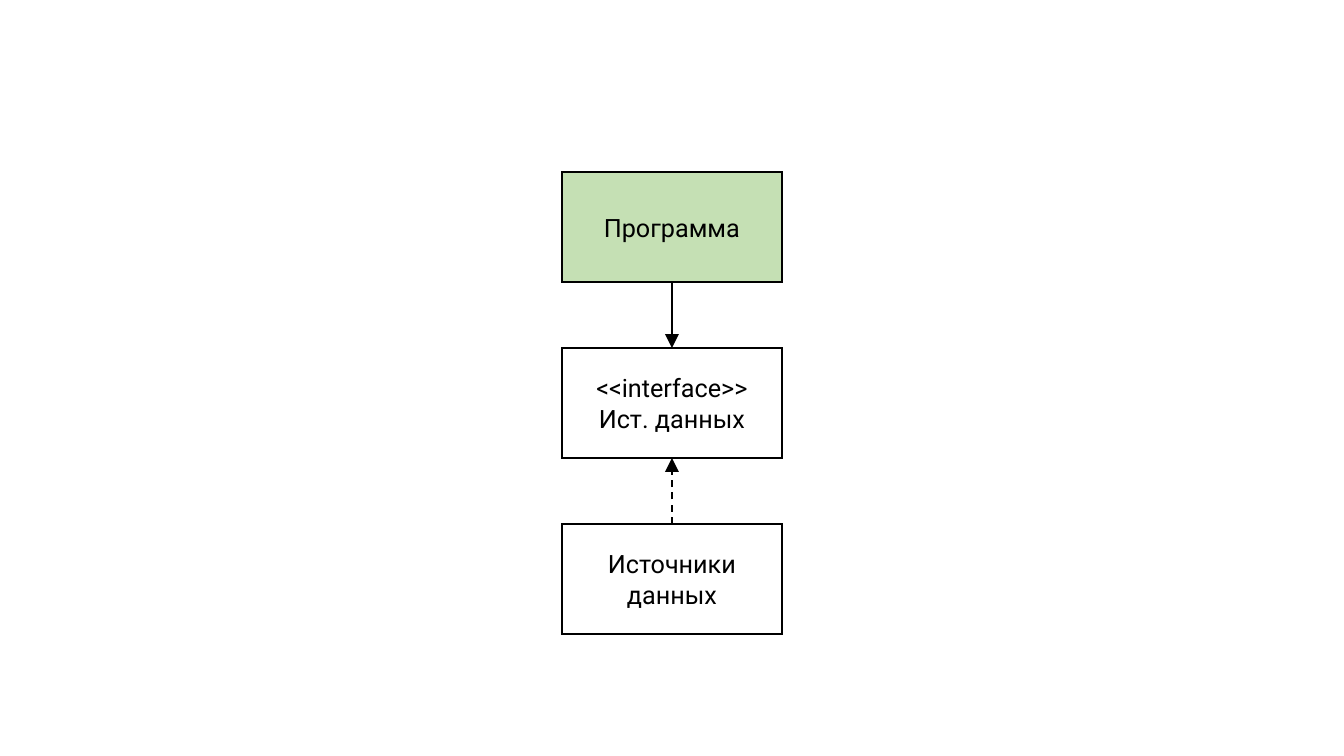
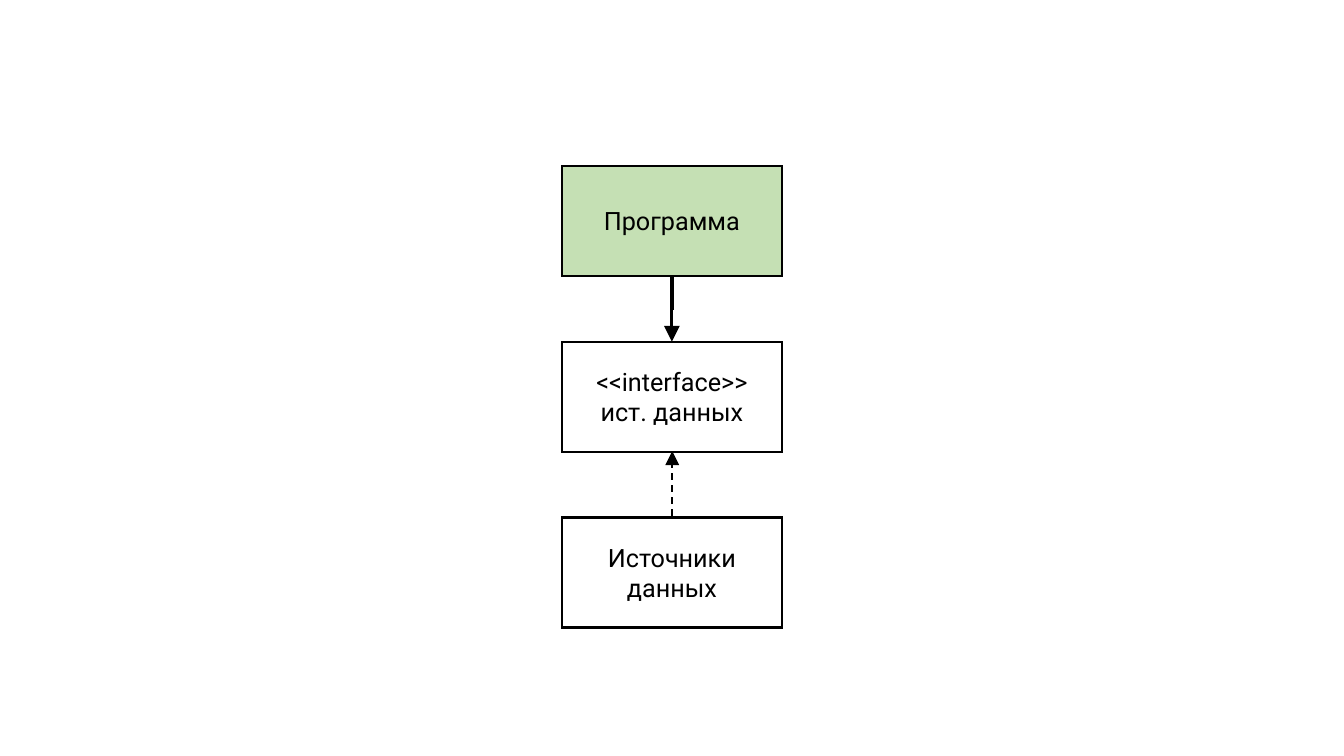
Before and after one commit to rkhaimov/brain-gym, a slide deck: slide 43 of Презентация.pptx. Drawn at 1344x756 pixels with LibreOffice and Linux fonts; fonts in the diff are those of the drawing; background and template pictures are left out. Boxes give left, top, right and bottom in pixels: in the first picture for what was removed or moved away, otherwise in the second. Text is boxed around its words. In the diff, an @@ line names an element or a change of style, - is before the commit and + after.

```diff
--- a/Презентация.pptx
+++ b/Презентация.pptx
@@ 3 rectangles, 1 elbow arrow: place and size @@
-3 rectangles, 1 elbow arrow at bbox=[563, 172, 782, 634]
+3 rectangles, 1 elbow arrow at bbox=[563, 165, 782, 627]
@@ elbow arrow (673, 276) - (673, 342): stroke #000000 1.25 pt to #000000 2.25 pt @@
@@ text in rectangle at bbox=[601, 407, 743, 425]: text changed @@
-Ист. данных
+ист. данных
@@ elbow arrow moved from (673, 524) - (673, 458) to (673, 540) - (673, 452) @@
```
Also in this commit, not shown: 49 other slides changed, 1 slide added, 1 slide removed.
